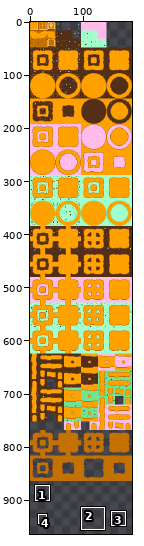
Sprite sheet: assets/tileset.png. The first picture is a wide view before the edit; the outline marks the close-up.
Close-up. The starting point:
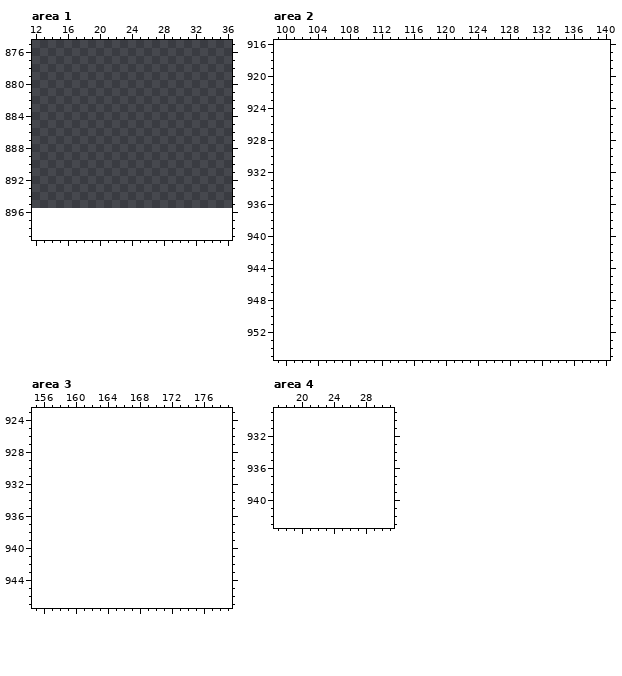
The file is 192x896 pixels. Shown: area 1: x 12..36, y 875..899; area 2: x 99..140, y 916..955; area 3: x 155..179, y 923..947; area 4: x 17..31, y 929..943. The old version is drawn lined up with the new one, on the new canvas. The wide view leaves out empty margins. The commit also changed other parts of the picture, which this record leaves out.
New version:
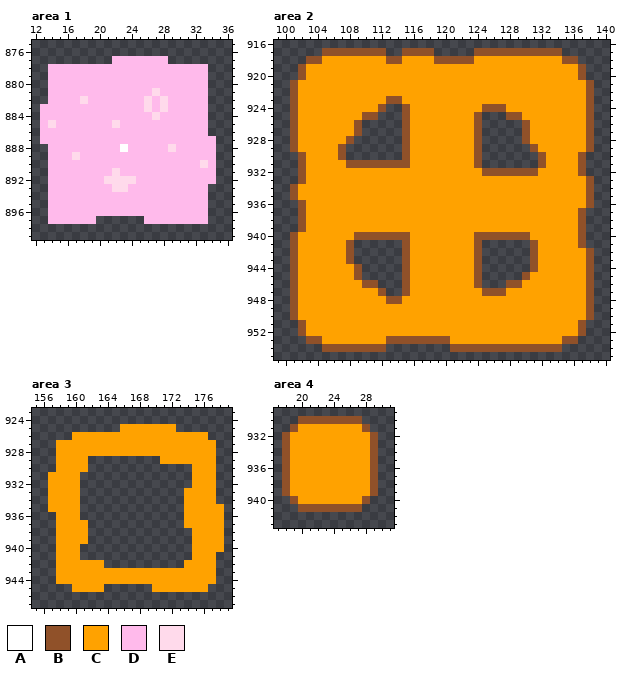
Palette (. is transparent): A #ffffff  B #905129  C #ffa200  D #ffbaeb  E #ffdaeb
Change:
canvas 192x896 -> 192x976
--- area 1
@@ x 12..36 @@
 876 .........................
-877 .........................
-878 .........................
-879 .........................
-880 .........................
-881 .........................
-882 .........................
-883 .........................
-884 .........................
-885 .........................
-886 .........................
-887 .........................
-888 .........................
-889 .........................
-890 .........................
-891 .........................
-892 .........................
-893 .........................
-894 .........................
-895 .........................
-896 .........................
-897 .........................
+877 ..........DDDDDDD........
+878 ..DDDDDDDDDDDDDDDDDDDD...
+879 ..DDDDDDDDDDDDDDDDDDDD...
+880 ..DDDDDDDDDDDDDDDDDDDD...
+881 ..DDDDDDDDDDDDDEDDDDDD...
+882 ..DDDDEDDDDDDDEDEDDDDD...
+883 .DDDDDDDDDDDDDEDEDDDDD...
+884 .DDDDDDDDDDDDDDEDDDDDD...
+885 .DEDDDDDDDEDDDDDDDDDDD...
+886 .DDDDDDDDDDDDDDDDDDDDD...
+887 .DDDDDDDDDDDDDDDDDDDDDD..
+888 ..DDDDDDDDDADDDDDEDDDDD..
+889 ..DDDEDDDDDDDDDDDDDDDDD..
+890 ..DDDDDDDDDDDDDDDDDDDED..
+891 ..DDDDDDDDEDDDDDDDDDDDD..
+892 ..DDDDDDDEEEEDDDDDDDDDD..
+893 ..DDDDDDDDEEDDDDDDDDDD...
+894 ..DDDDDDDDDDDDDDDDDDDD...
+895 ..DDDDDDDDDDDDDDDDDDDD...
+896 ..DDDDDDDDDDDDDDDDDDDD...
+897 ..DDDDDD......DDDDDDDD...
 898 .........................
--- area 2
@@ x 99..140 @@
 916 ..........................................
-917 ..........................................
-918 ..........................................
-919 ..........................................
-920 ..........................................
-921 ..........................................
-922 ..........................................
-923 ..........................................
-924 ..........................................
-925 ..........................................
-926 ..........................................
-927 ..........................................
-928 ..........................................
-929 ..........................................
-930 ..........................................
-931 ..........................................
-932 ..........................................
-933 ..........................................
-934 ..........................................
-935 ..........................................
-936 ..........................................
-937 ..........................................
-938 ..........................................
-939 ..........................................
-940 ..........................................
-941 ..........................................
-942 ..........................................
-943 ..........................................
-944 ..........................................
-945 ..........................................
-946 ..........................................
-947 ..........................................
-948 ..........................................
-949 ..........................................
-950 ..........................................
-951 ..........................................
-952 ..........................................
-953 ..........................................
-954 ..........................................
+917 ......BBBBBBBB..BBBB.....BBBBBBBBBBB......
+918 ....BBCCCCCCCCBBCCCCBBBBBCCCCCCCCCCCBB....
+919 ...BCCCCCCCCCCCCCCCCCCCCCCCCCCCCCCCCCCB...
+920 ...BCCCCCCCCCCCCCCCCCCCCCCCCCCCCCCCCCCB...
+921 ..BCCCCCCCCCCCCCCCCCCCCCCCCCCCCCCCCCCCCB..
+922 ..BCCCCCCCCCCCCCCCCCCCCCCCCCCCCCCCCCCCCB..
+923 ..BCCCCCCCCCCCBBCCCCCCCCCCCCCCCCCCCCCCCB..
+924 ..BCCCCCCCCCCB..BCCCCCCCCCBBBCCCCCCCCCCB..
+925 ..BCCCCCCCCBB...BCCCCCCCCB...BBCCCCCCCCB..
+926 ..BCCCCCCCB.....BCCCCCCCCB.....BCCCCCCCB..
+927 ..BCCCCCCCB.....BCCCCCCCCB.....BCCCCCCCB..
+928 ..BCCCCCCB......BCCCCCCCCB.....BCCCCCCCB..
+929 ..BCCCCCB.......BCCCCCCCCB......BCCCCCCB..
+930 ...BCCCCB.......BCCCCCCCCB.......BCCCCB...
+931 ...BCCCCCBBBBBBBBCCCCCCCCB.......BCCCCB...
+932 ...BCCCCCCCCCCCCCCCCCCCCCCBBBBBBBCCCCCB...
+933 ...BCCCCCCCCCCCCCCCCCCCCCCCCCCCCCCCCCCCB..
+934 ..BCCCCCCCCCCCCCCCCCCCCCCCCCCCCCCCCCCCCB..
+935 ..BCCCCCCCCCCCCCCCCCCCCCCCCCCCCCCCCCCCCB..
+936 ...BCCCCCCCCCCCCCCCCCCCCCCCCCCCCCCCCCCCB..
+937 ...BCCCCCCCCCCCCCCCCCCCCCCCCCCCCCCCCCCB...
+938 ...BCCCCCCCCCCCCCCCCCCCCCCCCCCCCCCCCCCB...
+939 ...BCCCCCCCCCCCCCCCCCCCCCCCCCCCCCCCCCCB...
+940 ..BCCCCCCCBBBBBBBCCCCCCCCBBBBBBBCCCCCCB...
+941 ..BCCCCCCB......BCCCCCCCCB......BCCCCCB...
+942 ..BCCCCCCB......BCCCCCCCCB......BCCCCCCB..
+943 ..BCCCCCCB......BCCCCCCCCB......BCCCCCCB..
+944 ..BCCCCCCCB.....BCCCCCCCCB......BCCCCCCB..
+945 ..BCCCCCCCB.....BCCCCCCCCB.....BCCCCCCCB..
+946 ..BCCCCCCCCBB...BCCCCCCCCB...BBCCCCCCCCB..
+947 ..BCCCCCCCCCCB..BCCCCCCCCCBBBCCCCCCCCCCB..
+948 ..BCCCCCCCCCCCBBCCCCCCCCCCCCCCCCCCCCCCCB..
+949 ..BCCCCCCCCCCCCCCCCCCCCCCCCCCCCCCCCCCCCB..
+950 ..BCCCCCCCCCCCCCCCCCCCCCCCCCCCCCCCCCCCCB..
+951 ...BCCCCCCCCCCCCCCCCCCCCCCCCCCCCCCCCCCB...
+952 ...BCCCCCCCCCCCCCCCCCCCCCCCCCCCCCCCCCCB...
+953 ....BBCCCCCCCCBBBBBBBBCCCCCCCCCCCCCCBB....
+954 ......BBBBBBBB........BBBBBBBBBBBBBB......
 955 ..........................................
--- area 3
@@ x 155..179 @@
 924 .........................
-925 .........................
-926 .........................
-927 .........................
-928 .........................
-929 .........................
-930 .........................
-931 .........................
-932 .........................
-933 .........................
-934 .........................
-935 .........................
-936 .........................
-937 .........................
-938 .........................
-939 .........................
-940 .........................
-941 .........................
-942 .........................
-943 .........................
-944 .........................
-945 .........................
+925 ...........CCCCCCC.......
+926 .....CCCCCCCCCCCCCCCCC...
+927 ...CCCCCCCCCCCCCCCCCCCC..
+928 ...CCCCCCCCCCCCCCCCCCCC..
+929 ...CCCC.........CCCCCCC..
+930 ...CCCC.............CCC..
+931 ..CCCC..............CCC..
+932 ..CCCC..............CCC..
+933 ..CCCC.............CCCC..
+934 ..CCCC.............CCCC..
+935 ..CCCC.............CCCCC.
+936 ...CCC.............CCCCC.
+937 ...CCCC............CCCCC.
+938 ...CCCC.............CCCC.
+939 ...CCCC.............CCCC.
+940 ...CCC..............CCCC.
+941 ...CCC..............CCC..
+942 ...CCCCCC..........CCCC..
+943 ...CCCCCCCCCCCCCCCCCCCC..
+944 ...CCCCCCCCCCCCCCCCCCCC..
+945 .....CCCC......CCCCCCC...
 946 .........................
--- area 4
@@ x 17..31 @@
 929 ...............
-930 ...............
-931 ...............
-932 ...............
-933 ...............
-934 ...............
-935 ...............
-936 ...............
-937 ...............
-938 ...............
-939 ...............
-940 ...............
-941 ...............
+930 ...BBBBBBBB....
+931 ..BCCCCCCCCB...
+932 .BCCCCCCCCCCB..
+933 .BCCCCCCCCCCB..
+934 .BCCCCCCCCCCB..
+935 .BCCCCCCCCCCB..
+936 .BCCCCCCCCCCB..
+937 .BCCCCCCCCCCB..
+938 .BCCCCCCCCCCB..
+939 .BCCCCCCCCCCB..
+940 ..BCCCCCCCCB...
+941 ...BBBBBBBB....
 942 ...............
Boxes around the changes in both close-ups, in picture pixels (x1, y1, x2, y2):
added: (40, 56, 216, 224)
added: (290, 48, 594, 352)
added: (48, 424, 224, 592)
added: (282, 416, 378, 512)
